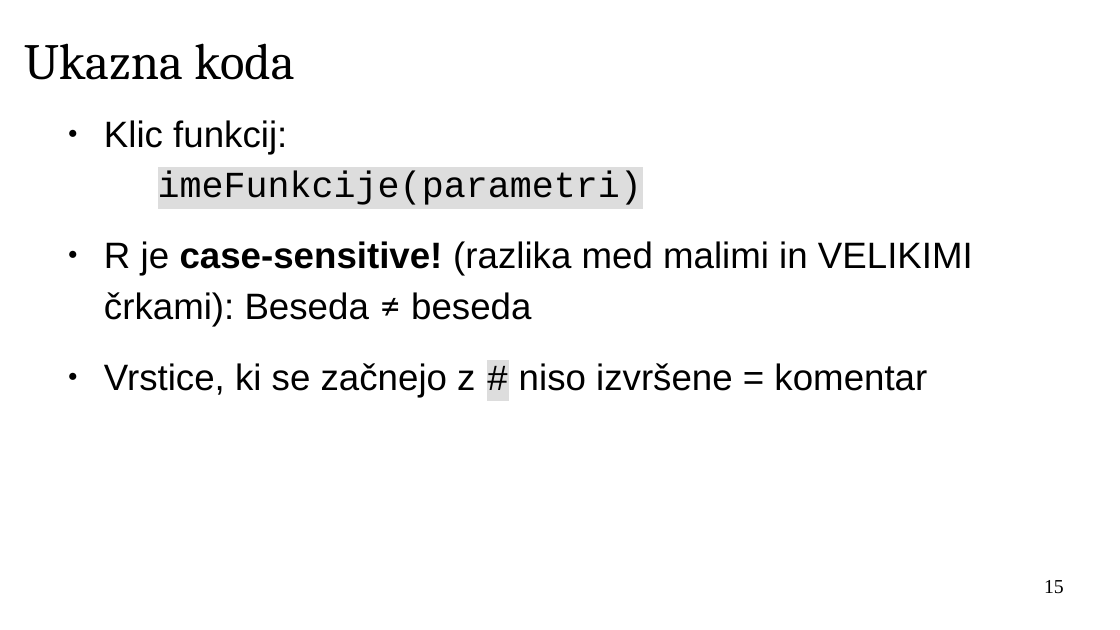
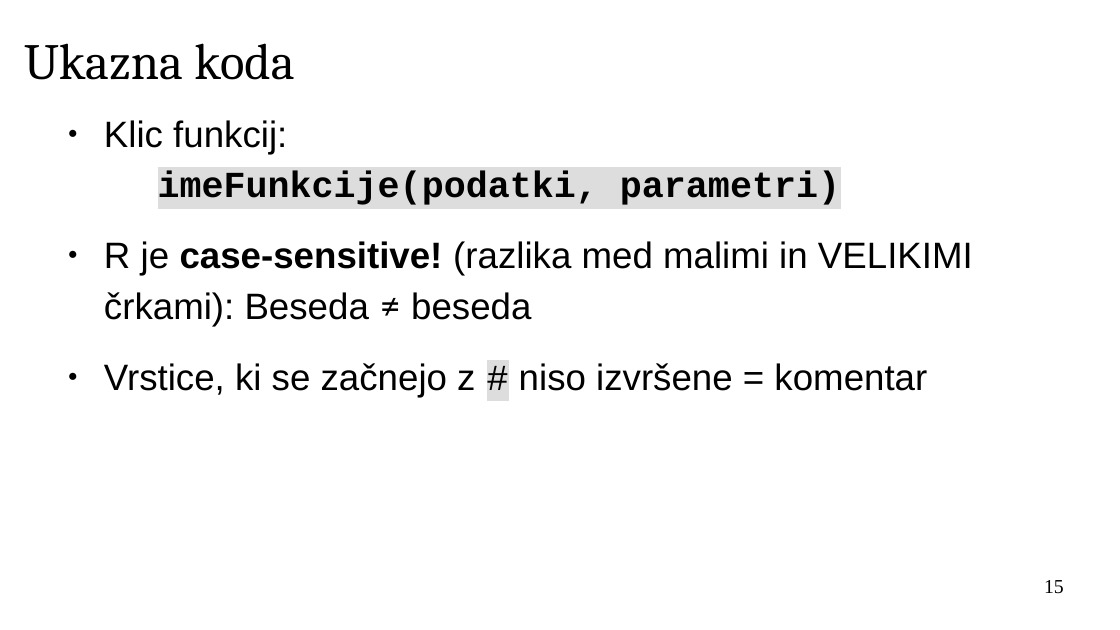
Before and after one commit to janaobsteter/R_tecaj, a slide deck: slide 15 of ModulA/IT_Rtecaj_ModulA.odp. Drawn at 1120x630 pixels with LibreOffice and Linux fonts; fonts in the diff are those of the drawing; background and template pictures are left out. Boxes give left, top, right and bottom in pixels: in the first picture for what was removed or moved away, otherwise in the second. Text is boxed around its words. In the diff, an @@ line names an element or a change of style, - is before the commit and + after.

```diff
--- a/ModulA/IT_Rtecaj_ModulA.odp
+++ b/ModulA/IT_Rtecaj_ModulA.odp
@@ text at (104,120,840,205): text changed; bold on @@
-● Klic funkcij:
-  imeFunkcije(parametri)
+● Klic funkcij:
+  imeFunkcije(podatki, parametri)
```
Also in this commit, not shown: 17 other slides changed, 1 slide added, 6 other files.
